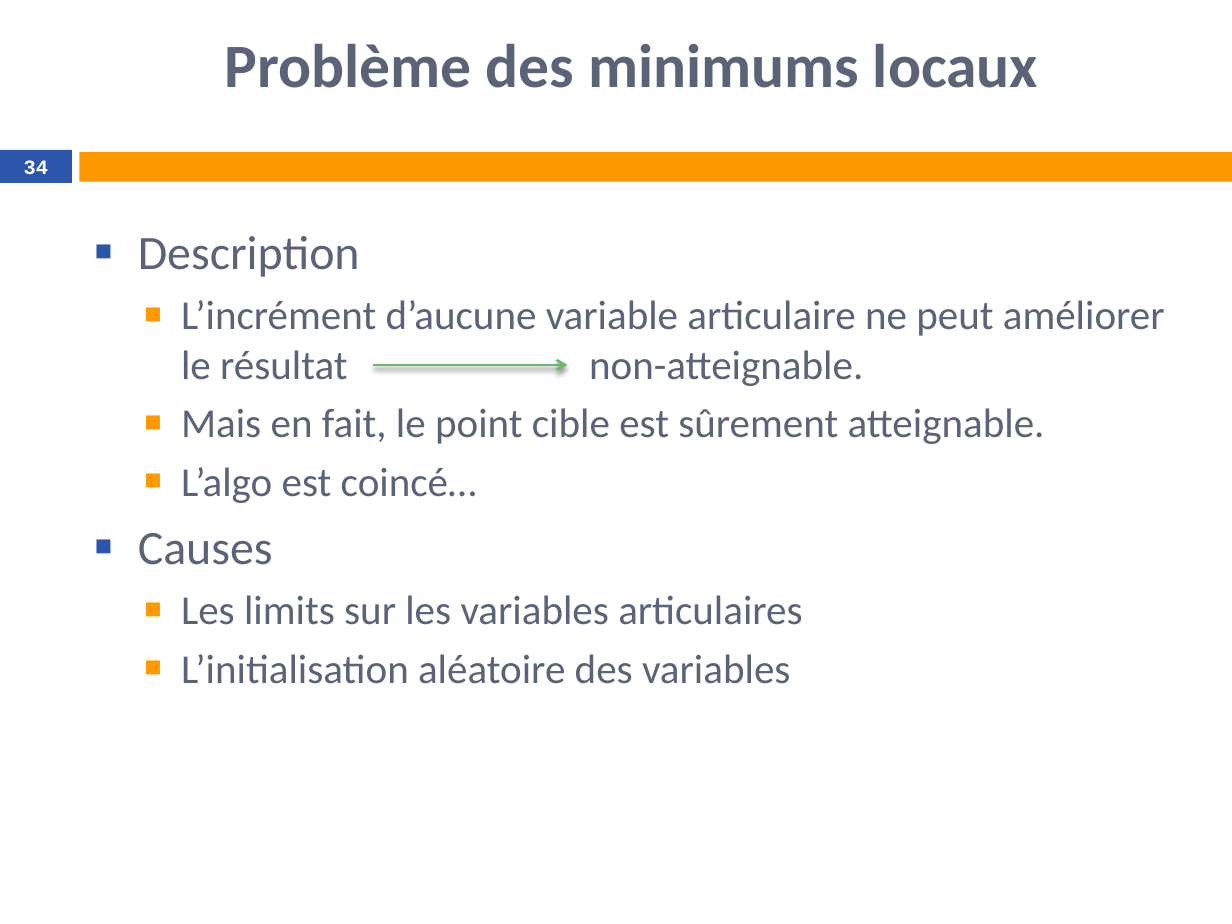
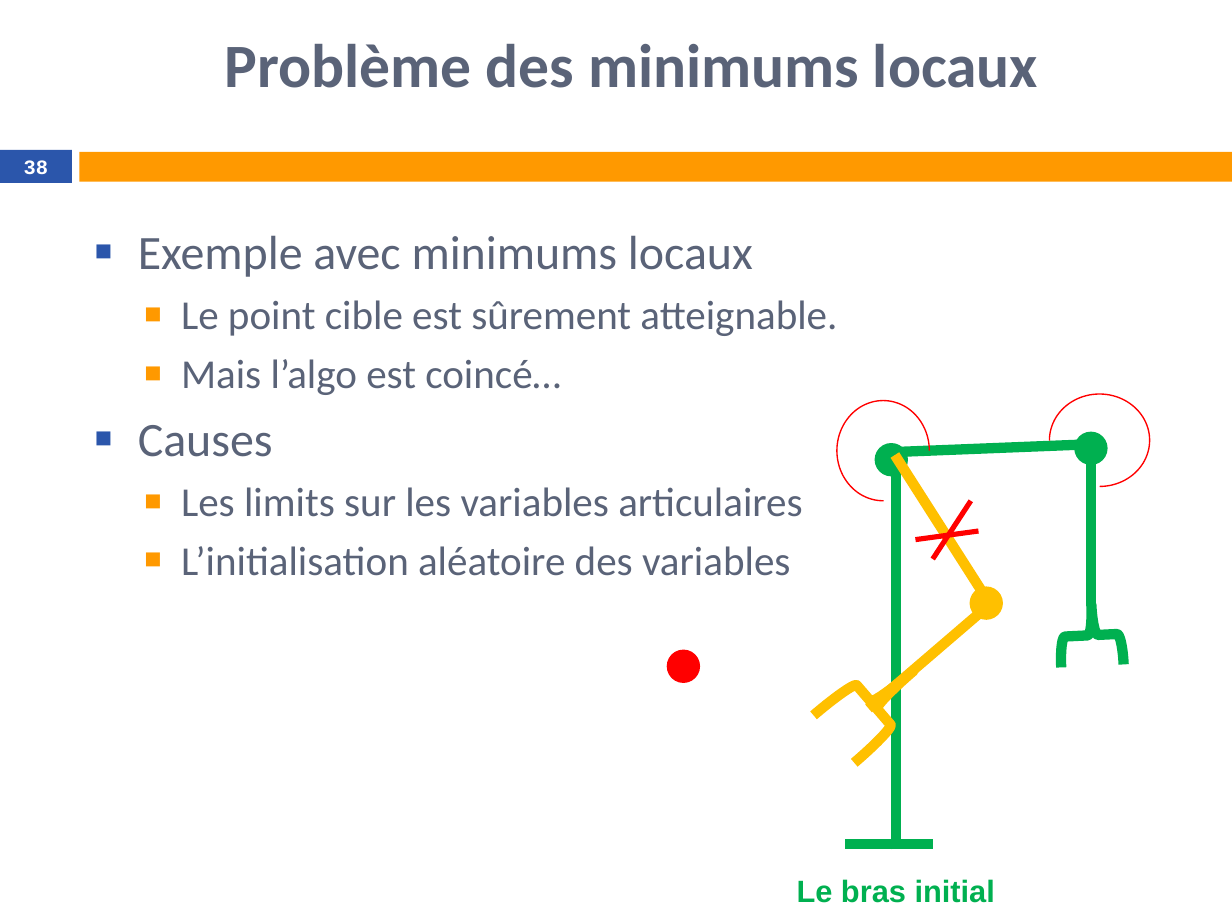
Before and after one commit to tangwing/Robotology, a slide deck: slide 38 of doc/Test de l’accessibilité d’un point.pptx (slide 34 before the commit). Drawn at 1232x924 pixels with LibreOffice and Linux fonts; fonts in the diff are those of the drawing; background and template pictures are left out. Boxes give left, top, right and bottom in pixels: in the first picture for what was removed or moved away, otherwise in the second. Text is boxed around its words. In the diff, an @@ line names an element or a change of style, - is before the commit and + after.

```diff
--- a/doc/Test de l’accessibilité d’un point.pptx
+++ b/doc/Test de l’accessibilité d’un point.pptx
@@ page number at <box>24,160,48,174</box>: text changed @@
-34
+38
@@ text at <box>138,235,837,395</box>: text changed @@
-■ Description
-  ■ L’incrément d’aucune variable articulaire ne peut améliorer le résultat non-atteignable.
-  ■ Mais en fait, le point cible est sûrement atteignable.
-  ■ L’algo est coincé…
+■ Exemple avec minimums locaux
+  ■ Le point cible est sûrement atteignable.
+  ■ Mais l’algo est coincé…
@@ arrow removed from (373, 365) to (568, 365) @@
@@ arc (boxed as its full ellipse) added at <box>837,400,929,500</box>, outline #FF0000 0.79 pt @@
@@ arc (boxed as its full ellipse) added at <box>1050,394,1149,487</box>, outline #FF0000 0.79 pt @@
@@ ellipse added at <box>876,445,907,476</box>, fill #00B050, outline #00B050 1.5 pt @@
@@ line added from (888, 452) to (1092, 445), #00B050 6 pt @@
@@ ellipse added at <box>1076,432,1106,463</box>, fill #00B050, outline #00B050 1.5 pt @@
@@ line added from (1092, 432) to (1092, 606), #00B050 6 pt @@
@@ line added from (894, 455) to (989, 604), #FFC000 6 pt @@
@@ line added from (896, 849) to (896, 452), #00B050 6 pt @@
@@ line added from (971, 500) to (933, 559), #FF0000 3 pt @@
@@ line added from (978, 531) to (915, 540), #FF0000 3 pt @@
@@ ellipse added at <box>971,588,1002,618</box>, fill #FFC000, outline #FFC000 1.5 pt @@
@@ line added from (988, 606) to (869, 708), #FFC000 6 pt @@
@@ left brace added at <box>1059,603,1124,667</box>, outline #00B050 6 pt @@
@@ ellipse added at <box>668,650,699,681</box>, fill #FF0000, outline #FF0000 1.5 pt @@
@@ left brace added at <box>814,647,934,763</box>, outline #FFC000 6 pt @@
@@ line added from (845, 844) to (933, 844), #00B050 6 pt @@
@@ text added at <box>797,879,995,903</box>, 18 pt, text #00B050, bold @@
+Le bras initial
```
Also in this commit, not shown: 9 other slides changed, 5 slides added, 11 other files.
